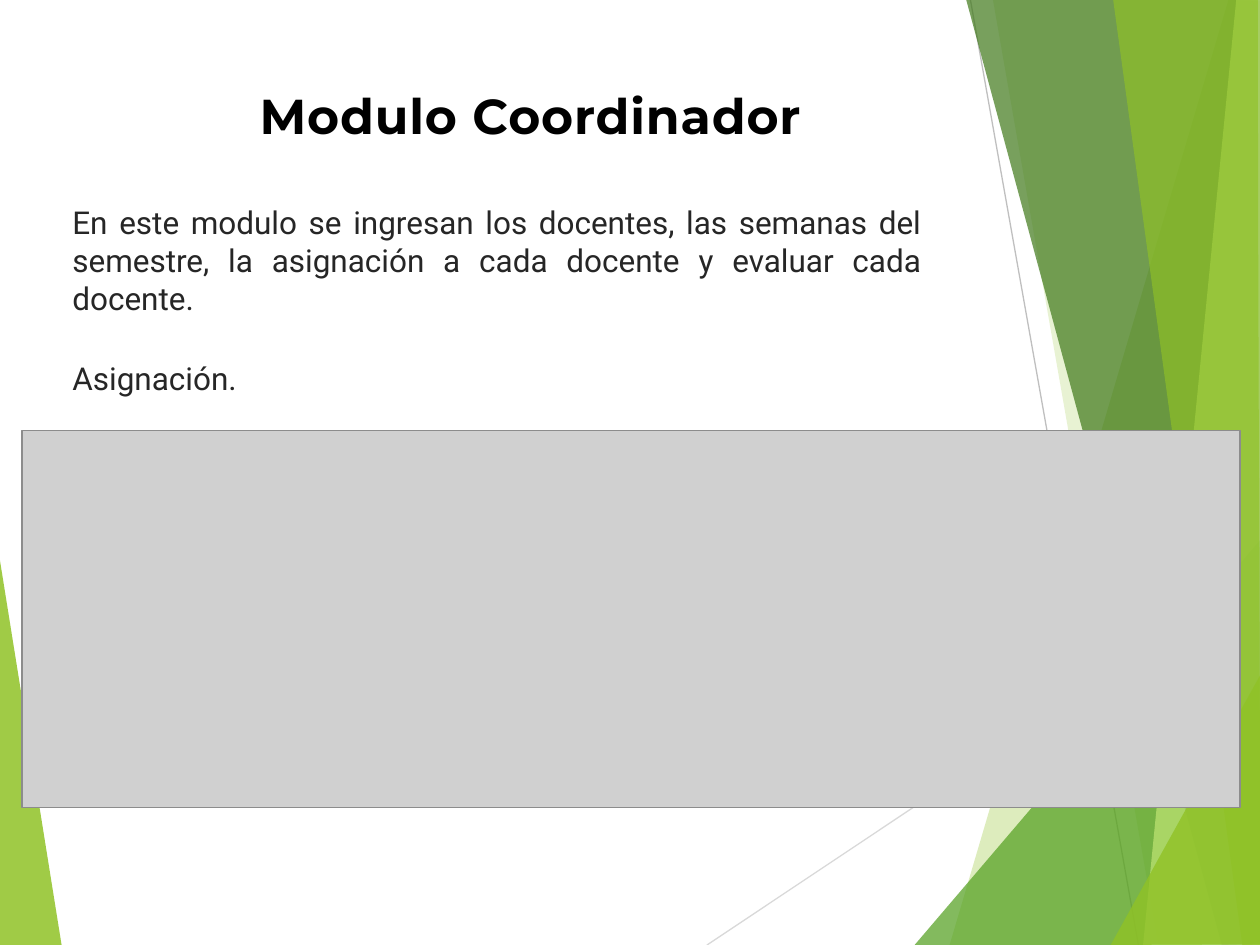
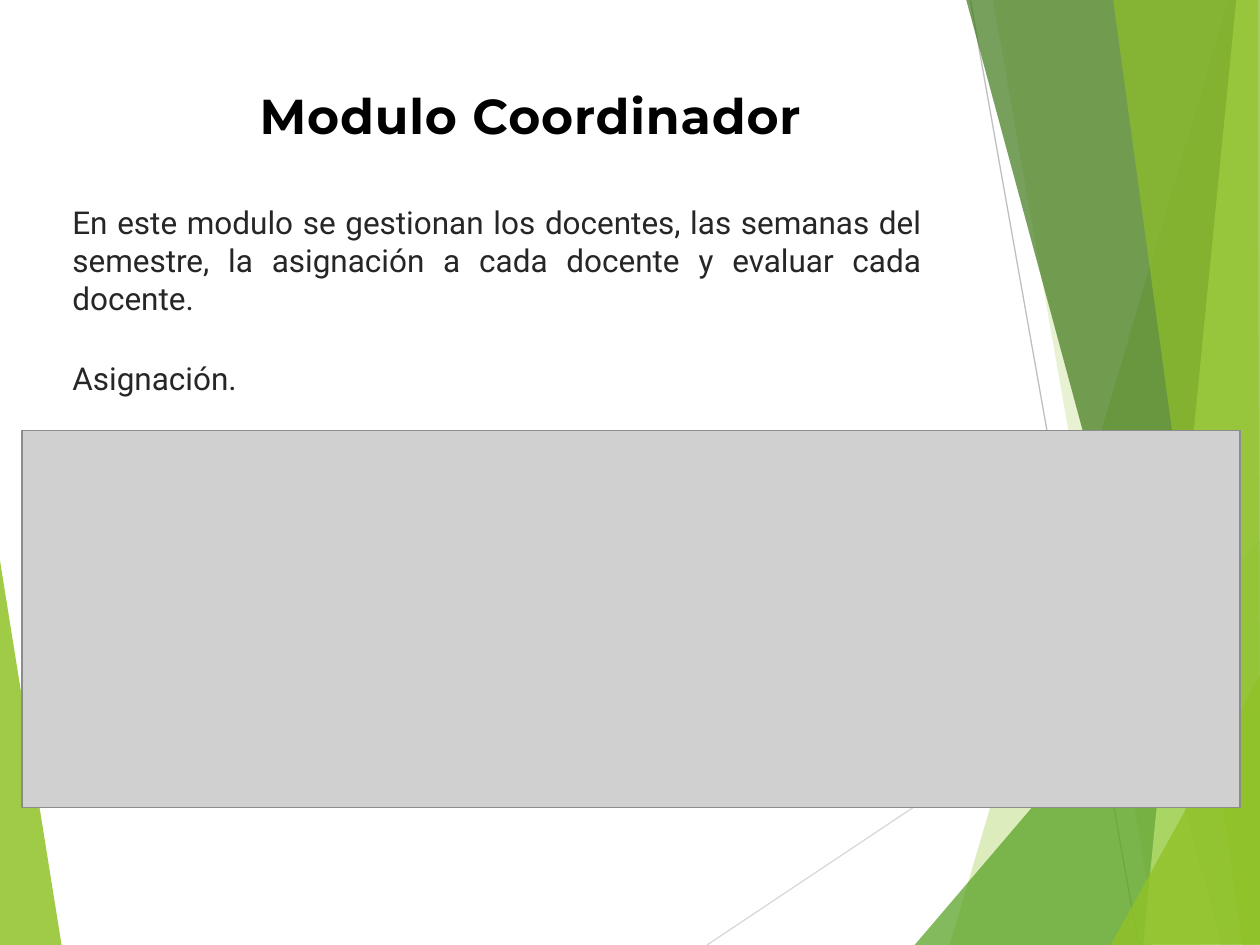
Before and after one commit to andy645jh/ProyectoGrado, a slide deck: slide 7 of extras/docs/rdc_presentacion.pptx. Drawn at 1260x945 pixels with LibreOffice and Linux fonts; fonts in the diff are those of the drawing; grey boxes stand for pictures. Boxes give left, top, right and bottom in pixels: in the first picture for what was removed or moved away, otherwise in the second. Text is boxed around its words. In the diff, an @@ line names an element or a change of style, - is before the commit and + after.

```diff
--- a/extras/docs/rdc_presentacion.pptx
+++ b/extras/docs/rdc_presentacion.pptx
@@ text at (72,210,921,311): text changed @@
-En este modulo se ingresan los docentes, las semanas del semestre, la asignación a cada docente y evaluar cada docente.
+En este modulo se gestionan los docentes, las semanas del semestre, la asignación a cada docente y evaluar cada docente.
```
Also in this commit, not shown: 2 other slides changed, 5 other files.
